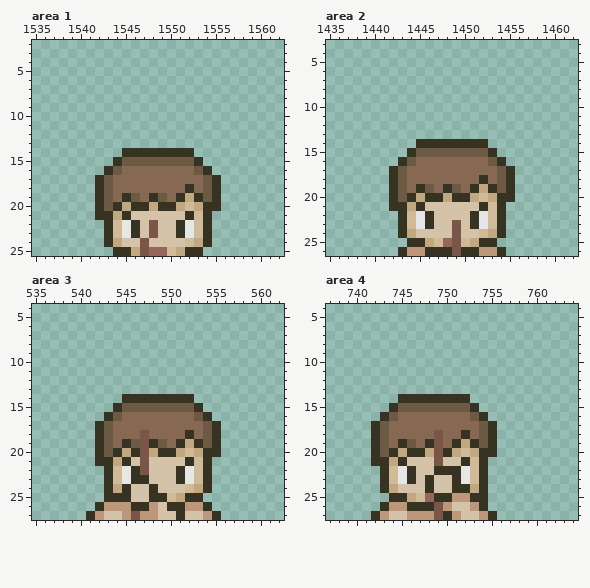
File history of a pixel-art file, assets/02_architecture/03_brewery/cuve_v2-Sheet.aseprite. Above: the version before the commit.
2600x116 pixels, 1 frame. Colours within 5 levels of each other are drawn and written as one. Shown: area 1: x 1535..1562, y 2..25; area 2: x 1435..1462, y 3..26; area 3: x 535..562, y 4..27; area 4: x 737..764, y 4..27. The commit also changed other parts of the picture, which this record leaves out.
Now the later version:
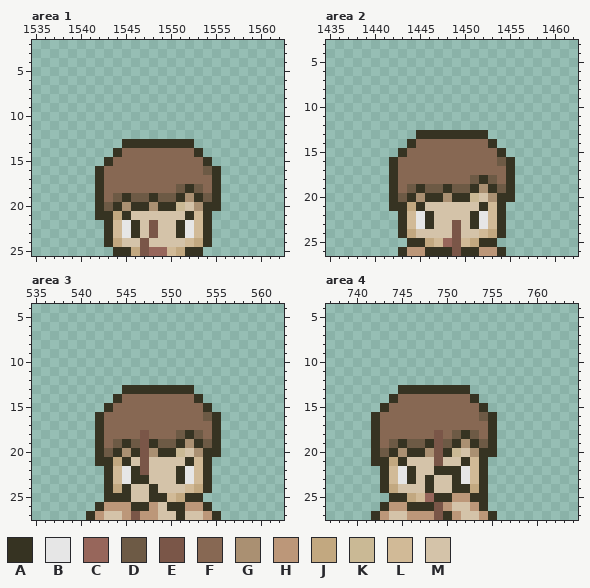
Palette (. is transparent): A #363322  B #e6e6e6  C #97665b  D #6d5a45  E #7a5648  F #876853  G #aa9072  H #bc9779  J #c2a880  K #cab995  L #d1ba97  M #d4c3a9
The exact change:
Area 1:
y 13: x 1545..1552 ........ -> AAAAAAAA
y 14: x 1544..1553 .AAAAAAAA. -> AFFFFFFFFA
y 15: x 1543..1554 .ADDDDDDDDA. -> AFFFFFFFFFFA
y 16: x 1542..1544 .AD -> AFF; x 1553..1555 DA. -> FDA
y 17: x 1543 D -> F; x 1554 D -> F
y 18: x 1543 D -> F; x 1551 F -> D; x 1553..1554 FD -> DF
y 19: x 1543..1544 DF -> FD; x 1547 F -> D; x 1550 F -> D; x 1552 J -> G
y 20: x 1545 J -> G; x 1548 J -> G; x 1551..1553 JLJ -> KMG
Area 2:
y 13: x 1445..1452 ........ -> AAAAAAAA
y 14: x 1444..1453 .AAAAAAAA. -> AFFFFFFFFA
y 15: x 1443..1454 .ADDDDDDDDA. -> AFFFFFFFFFFA
y 16: x 1442..1444 .AD -> AFF; x 1453..1455 DA. -> FDA
y 17: x 1443 D -> F; x 1454 D -> F
y 18: x 1443 D -> F; x 1451 F -> D; x 1453..1454 FD -> DF
y 19: x 1443..1444 DF -> FD; x 1447 F -> D; x 1450 F -> D; x 1452 J -> G
y 20: x 1445 J -> G; x 1448 J -> G; x 1451..1453 JLJ -> KMG
Area 3:
y 13: x 545..552 ........ -> AAAAAAAA
y 14: x 544..553 .AAAAAAAA. -> AFFFFFFFFA
y 15: x 543..554 .ADDDDDDDDA. -> AFFFFFFFFFFA
y 16: x 542..544 .AD -> AFF; x 553..555 DA. -> FDA
y 17: x 543 D -> F; x 554 D -> F
y 18: x 543 D -> F; x 551 F -> D; x 553..554 FD -> DF
y 19: x 543..544 DF -> FD; x 550 F -> D; x 552 J -> G
y 20: x 545 J -> G; x 548 J -> G; x 551..553 JLJ -> KMG
Area 4:
y 13: x 745..752 ........ -> AAAAAAAA
y 14: x 744..753 .AAAAAAAA. -> AFFFFFFFFA
y 15: x 743..754 .ADDDDDDDDA. -> AFFFFFFFFFFA
y 16: x 742..744 .AD -> AFF; x 753..755 DA. -> FDA
y 17: x 743 D -> F; x 754 D -> F
y 18: x 743 D -> F; x 751 F -> D; x 753..754 FD -> DF
y 19: x 743..744 DF -> FD; x 747 F -> D; x 750 F -> D; x 752 J -> G
y 20: x 745 J -> G; x 748 J -> G; x 751..753 JLJ -> KMG
Pixel boxes of the changes (left, top, right, bottom) in both pictures:
changed: (95, 139, 221, 211)
changed: (389, 130, 515, 202)
changed: (95, 385, 221, 457)
changed: (371, 385, 497, 457)
